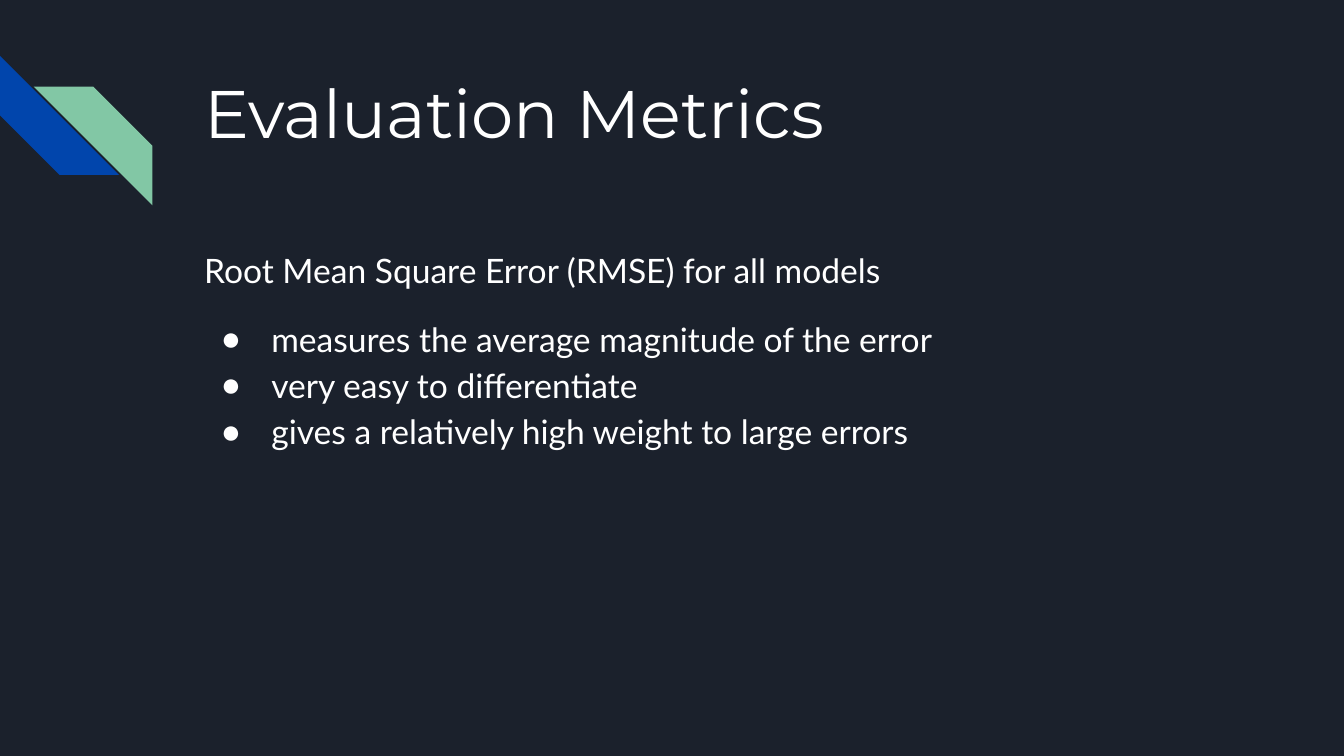
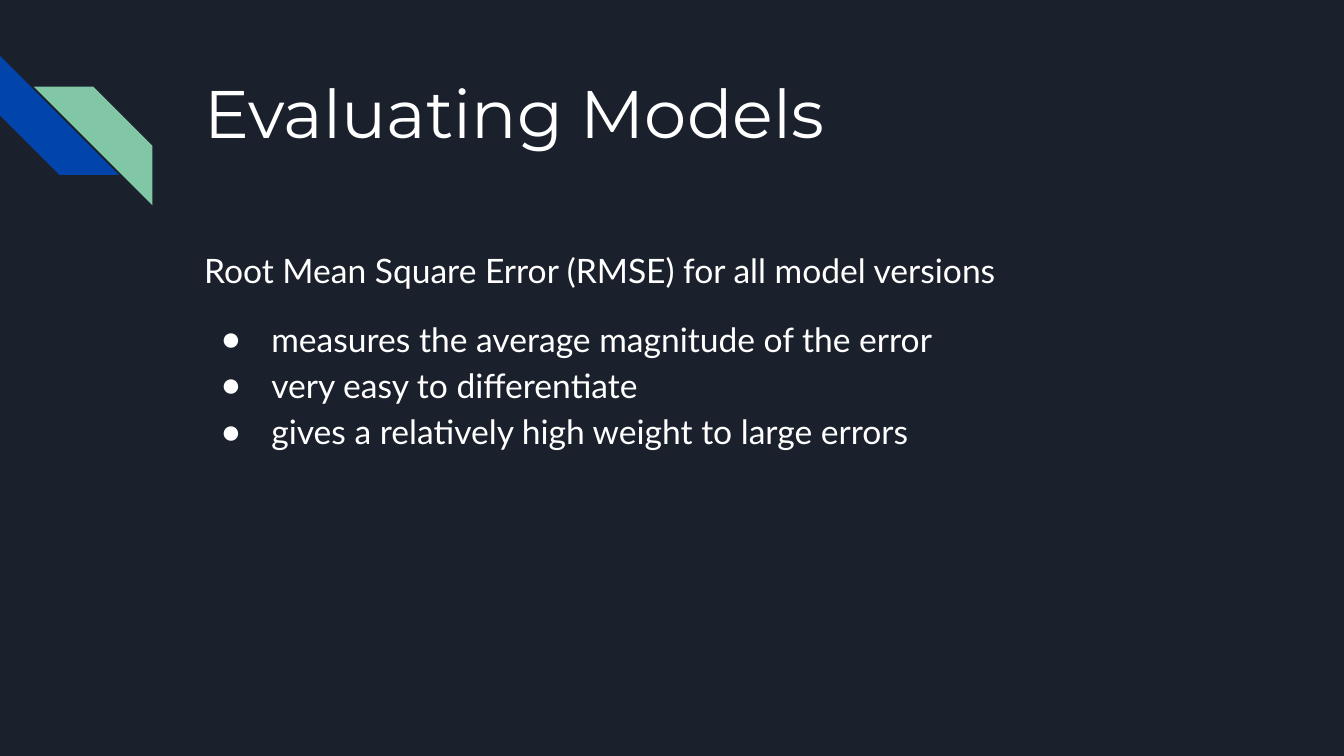
Before and after one commit to JasonCaldwellMBA/Grocery_Recommender, a slide deck: slide 9 of Grocery Recommendation System - Executive Presentation.pptx (slide 6 before the commit). Drawn at 1344x756 pixels with LibreOffice and Linux fonts; fonts in the diff are those of the drawing. Boxes give left, top, right and bottom in pixels: in the first picture for what was removed or moved away, otherwise in the second. Text is boxed around its words. In the diff, an @@ line names an element or a change of style, - is before the commit and + after.

```diff
--- a/Grocery Recommendation System - Executive Presentation.pptx
+++ b/Grocery Recommendation System - Executive Presentation.pptx
@@ title at (204,88,824,152): text changed @@
-Evaluation Metrics
+Evaluating Models
@@ text at (204,257,996,289): text changed @@
-Root Mean Square Error (RMSE) for all models
+Root Mean Square Error (RMSE) for all model versions
```
Also in this commit, not shown: 8 other slides changed, 5 slides added, 1 other file.
